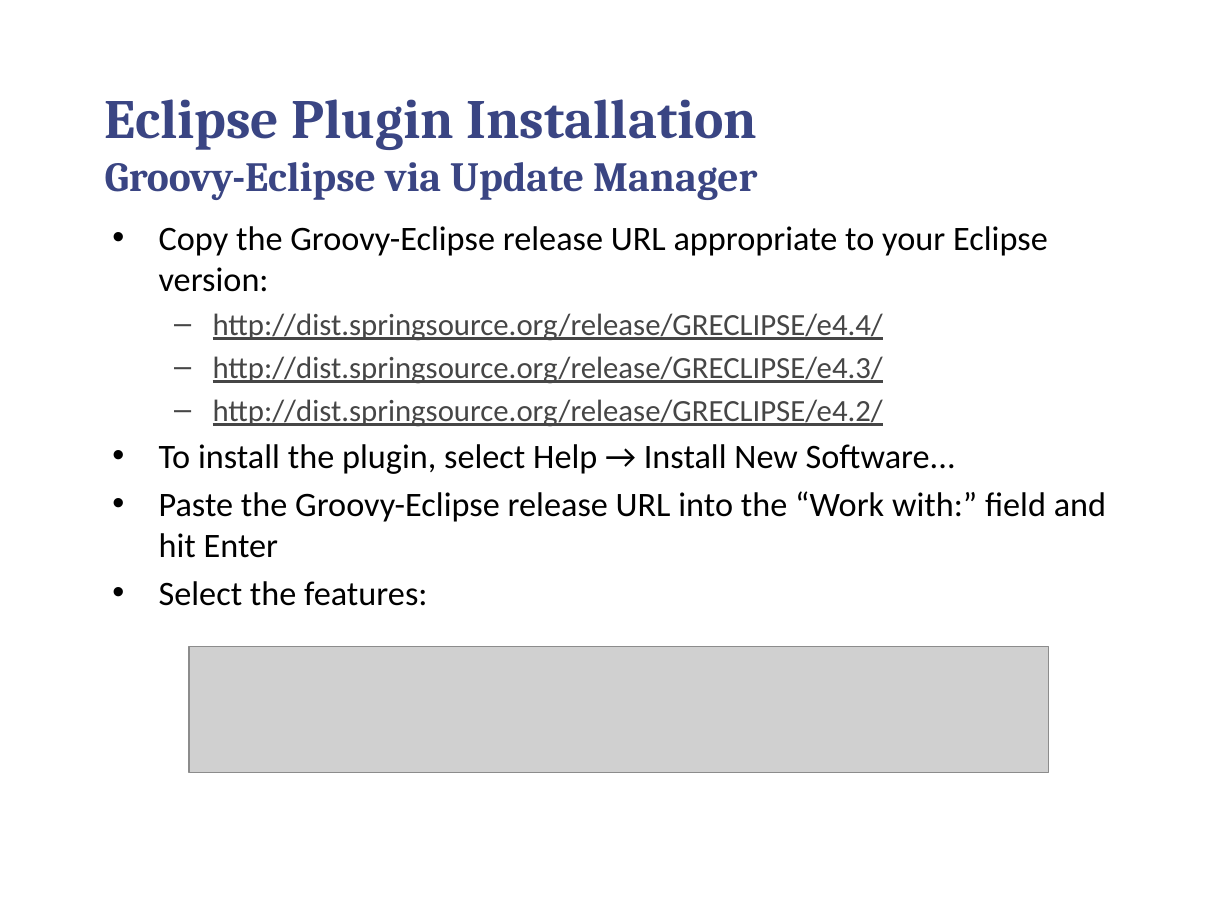
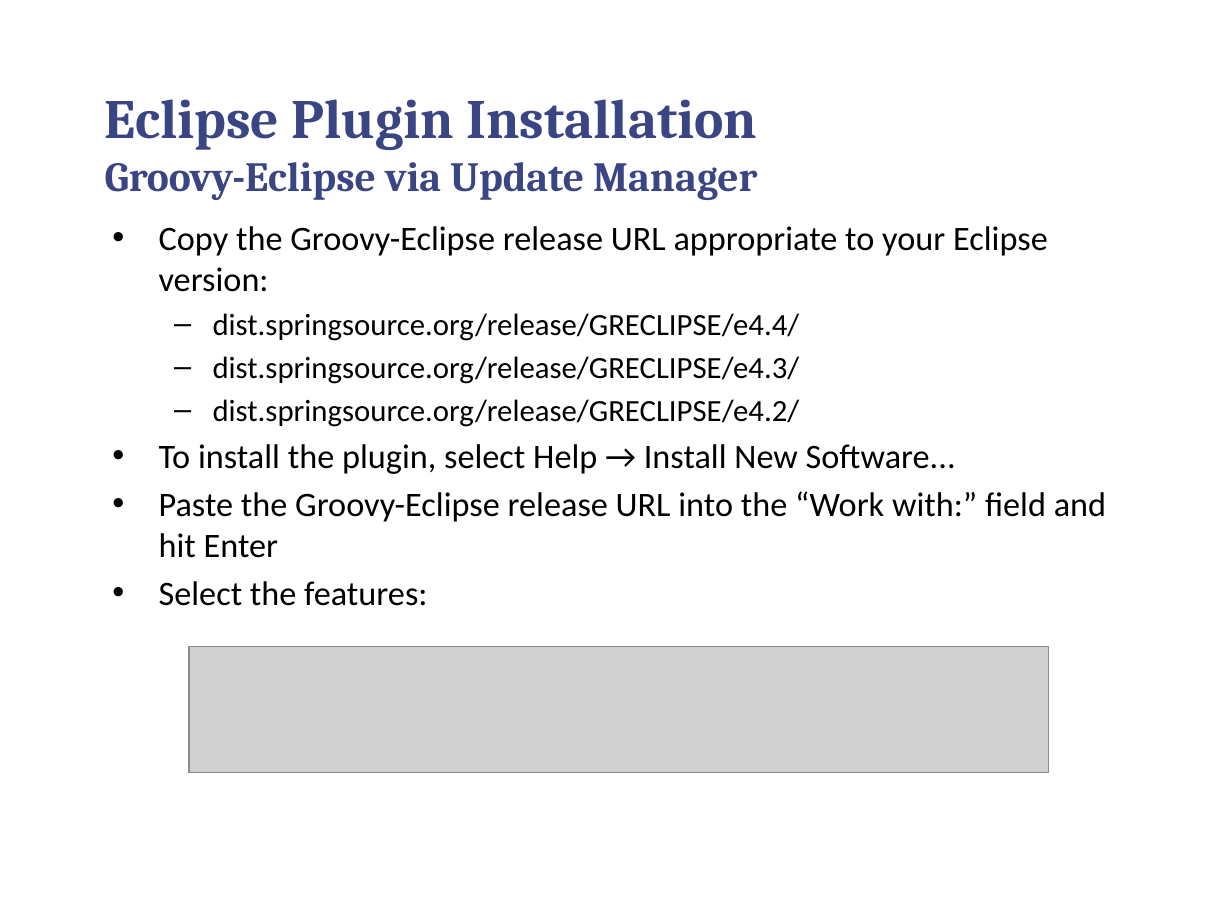
Before and after one commit to callistaenterprise/groovy-tdd-cadec, a slide deck: slide 8 of docs/groovy-tdd-installation.pptx. Drawn at 1232x924 pixels with LibreOffice and Linux fonts; fonts in the diff are those of the drawing; grey boxes stand for pictures; background and template pictures are left out. Boxes give left, top, right and bottom in pixels: in the first picture for what was removed or moved away, otherwise in the second. Text is boxed around its words. In the diff, an @@ line names an element or a change of style, - is before the commit and + after.

```diff
--- a/docs/groovy-tdd-installation.pptx
+++ b/docs/groovy-tdd-installation.pptx
@@ text at (213, 313, 800, 427): text changed; text colour #464646 to #000000 @@
-  – http://dist.springsource.org/release/GRECLIPSE/e4.4/
-  – http://dist.springsource.org/release/GRECLIPSE/e4.3/
-  – http://dist.springsource.org/release/GRECLIPSE/e4.2/
+  – dist.springsource.org/release/GRECLIPSE/e4.4/
+  – dist.springsource.org/release/GRECLIPSE/e4.3/
+  – dist.springsource.org/release/GRECLIPSE/e4.2/
```
Also in this commit, not shown: 4 other slides changed, 6 other files.
